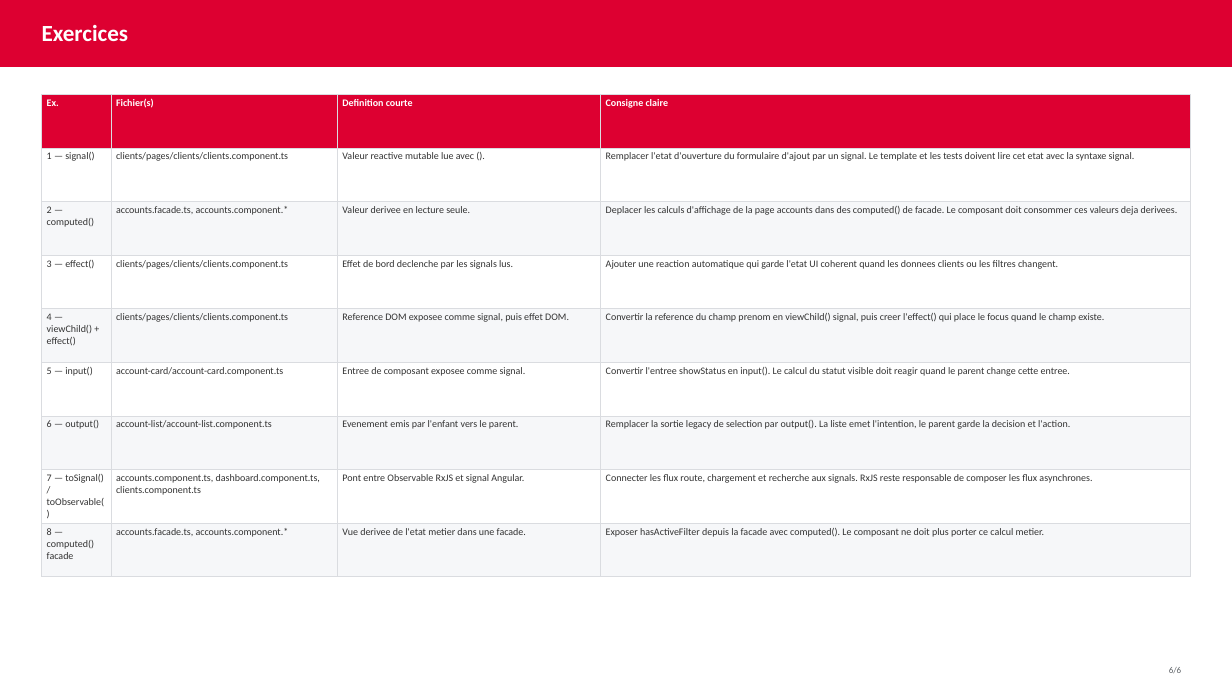
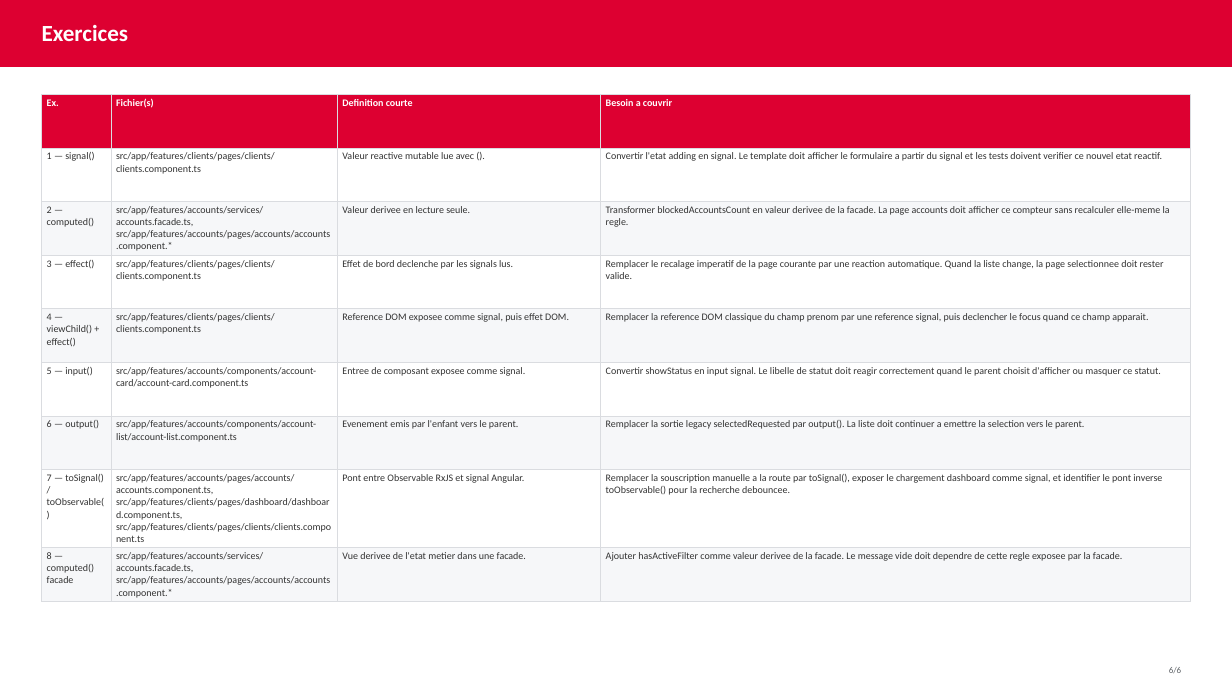
Before and after one commit to AchrafSlaoui/dojo-angular, a slide deck: slide 6 of docs/dojo-signals.pptx. Drawn at 1232x693 pixels with LibreOffice and Linux fonts; fonts in the diff are those of the drawing. Boxes give left, top, right and bottom in pixels: in the first picture for what was removed or moved away, otherwise in the second. Text is boxed around its words. In the diff, an @@ line names an element or a change of style, - is before the commit and + after.

Commit message:
reprend besoins consignes pptx

```diff
--- a/docs/dojo-signals.pptx
+++ b/docs/dojo-signals.pptx
@@ table at (42, 94, 1190, 602) @@
-row 1, column 4: Consigne claire
+row 1, column 4: Besoin a couvrir
-row 2, column 2: clients/pages/clients/clients.component.ts
+row 2, column 2: src/app/features/clients/pages/clients/clients.component.ts
-row 2, column 4: Remplacer l'etat d'ouverture du formulaire d'ajout par un signal. Le template et les tests doivent lire cet etat avec la syntaxe signal.
+row 2, column 4: Convertir l'etat adding en signal. Le template doit afficher le formulaire a partir du signal et les tests doivent verifier ce nouvel etat reactif.
-row 3, column 2: accounts.facade.ts, accounts.component.*
+row 3, column 2: src/app/features/accounts/services/accounts.facade.ts, src/app/features/accounts/pages/accounts/accounts.component.*
-row 3, column 4: Deplacer les calculs d'affichage de la page accounts dans des computed() de facade. Le composant doit consommer ces valeurs deja derivees.
+row 3, column 4: Transformer blockedAccountsCount en valeur derivee de la facade. La page accounts doit afficher ce compteur sans recalculer elle-meme la regle.
-row 4, column 2: clients/pages/clients/clients.component.ts
+row 4, column 2: src/app/features/clients/pages/clients/clients.component.ts
-row 4, column 4: Ajouter une reaction automatique qui garde l'etat UI coherent quand les donnees clients ou les filtres changent.
+row 4, column 4: Remplacer le recalage imperatif de la page courante par une reaction automatique. Quand la liste change, la page selectionnee doit rester valide.
-row 5, column 2: clients/pages/clients/clients.component.ts
+row 5, column 2: src/app/features/clients/pages/clients/clients.component.ts
-row 5, column 4: Convertir la reference du champ prenom en viewChild() signal, puis creer l'effect() qui place le focus quand le champ existe.
+row 5, column 4: Remplacer la reference DOM classique du champ prenom par une reference signal, puis declencher le focus quand ce champ apparait.
-row 6, column 2: account-card/account-card.component.ts
+row 6, column 2: src/app/features/accounts/components/account-card/account-card.component.ts
-row 6, column 4: Convertir l'entree showStatus en input(). Le calcul du statut visible doit reagir quand le parent change cette entree.
+row 6, column 4: Convertir showStatus en input signal. Le libelle de statut doit reagir correctement quand le parent choisit d'afficher ou masquer ce statut.
-row 7, column 2: account-list/account-list.component.ts
+row 7, column 2: src/app/features/accounts/components/account-list/account-list.component.ts
-row 7, column 4: Remplacer la sortie legacy de selection par output(). La liste emet l'intention, le parent garde la decision et l'action.
+row 7, column 4: Remplacer la sortie legacy selectedRequested par output(). La liste doit continuer a emettre la selection vers le parent.
-row 8, column 2: accounts.component.ts, dashboard.component.ts, clients.component.ts
+row 8, column 2: src/app/features/accounts/pages/accounts/accounts.component.ts, src/app/features/clients/pages/dashboard/dashboard.component.ts, src/app/features/clients/pages/clients/clients.component.ts
-row 8, column 4: Connecter les flux route, chargement et recherche aux signals. RxJS reste responsable de composer les flux asynchrones.
+row 8, column 4: Remplacer la souscription manuelle a la route par toSignal(), exposer le chargement dashboard comme signal, et identifier le pont inverse toObservable() pour la recherche debouncee.
-row 9, column 2: accounts.facade.ts, accounts.component.*
+row 9, column 2: src/app/features/accounts/services/accounts.facade.ts, src/app/features/accounts/pages/accounts/accounts.component.*
-row 9, column 4: Exposer hasActiveFilter depuis la facade avec computed(). Le composant ne doit plus porter ce calcul metier.
+row 9, column 4: Ajouter hasActiveFilter comme valeur derivee de la facade. Le message vide doit dependre de cette regle exposee par la facade.
```
Also in this commit, not shown: 1 other file.
